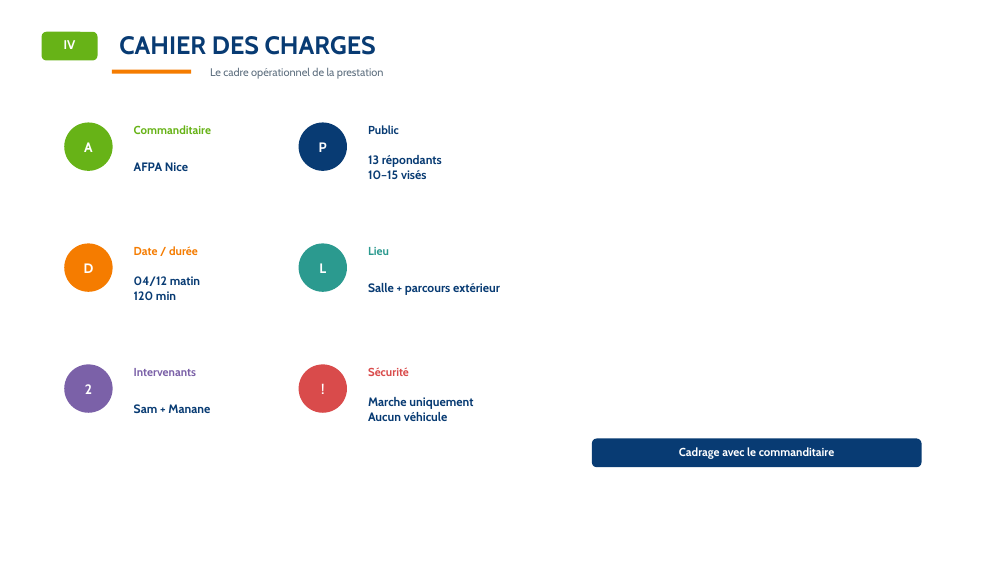
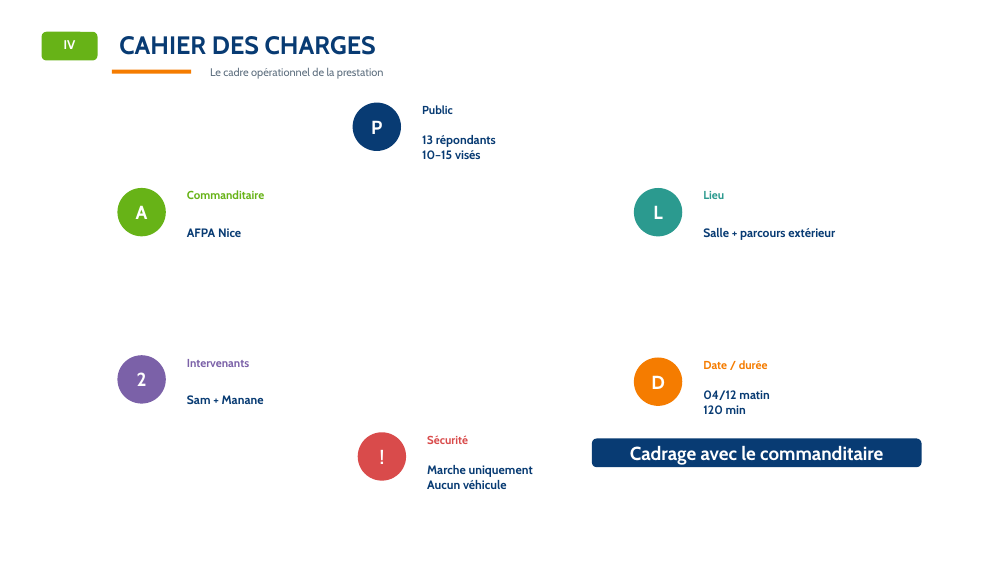
Before and after one commit to SamEva-dev/Memoir-TP-ECSR, a slide deck: slide 9 of Memoire_presentation.pptx. Drawn at 1008x567 pixels with LibreOffice and Linux fonts; fonts in the diff are those of the drawing; background and template pictures are left out. Boxes give left, top, right and bottom in pixels: in the first picture for what was removed or moved away, otherwise in the second. Text is boxed around its words. In the diff, an @@ line names an element or a change of style, - is before the commit and + after.

```diff
--- a/Memoire_presentation.pptx
+++ b/Memoire_presentation.pptx
@@ 2 texts, 1 ellipse moved together from (x1=319, y1=125, x2=442, y2=179) to (x1=352, y1=103, x2=496, y2=159) @@
@@ ellipse "P" at (x1=352, y1=103, x2=401, y2=151): size 13 to 18 pt; fill none to #083B73 @@
@@ ellipse removed at (x1=64, y1=123, x2=113, y2=171) @@
@@ ellipse removed at (x1=299, y1=123, x2=347, y2=171) @@
@@ 2 texts, 1 ellipse moved together from (x1=84, y1=125, x2=211, y2=171) to (x1=117, y1=188, x2=264, y2=237) @@
@@ ellipse "A" at (x1=117, y1=188, x2=166, y2=237): size 13 to 18 pt; fill none to #67B317 @@
@@ 2 texts, 1 ellipse moved together from (x1=319, y1=247, x2=500, y2=295) to (x1=634, y1=188, x2=835, y2=240) @@
@@ ellipse "L" at (x1=634, y1=188, x2=683, y2=237): size 13 to 18 pt; fill none to #2B9A8F @@
@@ ellipse removed at (x1=64, y1=243, x2=113, y2=292) @@
@@ ellipse removed at (x1=299, y1=243, x2=347, y2=292) @@
@@ 2 texts, 1 ellipse moved together from (x1=85, y1=368, x2=210, y2=413) to (x1=117, y1=355, x2=264, y2=404) @@
@@ ellipse "2" at (x1=117, y1=355, x2=166, y2=404): size 13 to 18 pt; fill none to #7B61A8 @@
@@ 2 texts, 1 ellipse moved together from (x1=84, y1=246, x2=200, y2=300) to (x1=634, y1=358, x2=769, y2=414) @@
@@ ellipse "D" at (x1=634, y1=358, x2=683, y2=406): size 13 to 18 pt; fill none to #F57C00 @@
@@ ellipse removed at (x1=64, y1=364, x2=113, y2=413) @@
@@ text removed at (x1=299, y1=364, x2=347, y2=413) @@
-!
@@ 2 texts, 1 ellipse moved together from (x1=299, y1=364, x2=473, y2=421) to (x1=358, y1=433, x2=533, y2=489) @@
@@ text in ellipse at (x1=358, y1=433, x2=406, y2=481): text added @@
+!
@@ text in rounded rectangle at (x1=630, y1=445, x2=883, y2=465): text added @@
+Cadrage avec le commanditaire
@@ text removed at (x1=679, y1=447, x2=835, y2=459) @@
-Cadrage avec le commanditaire
```
Also in this commit, not shown: 8 other slides changed, 11 other files.
